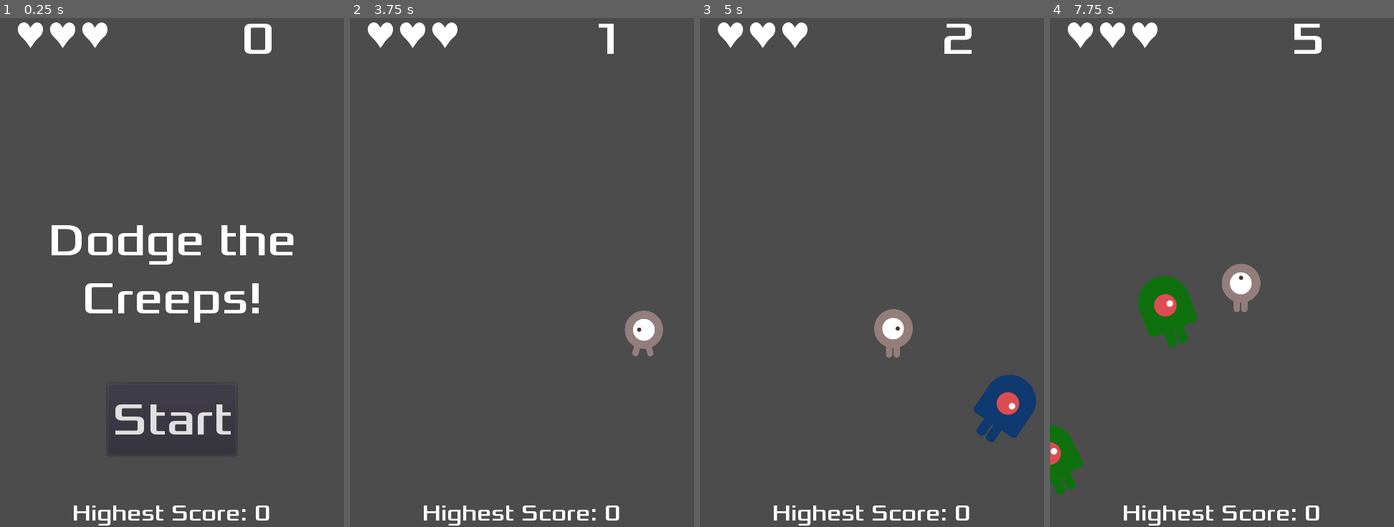
Above: before the commit, frames 1-4 (left to right).
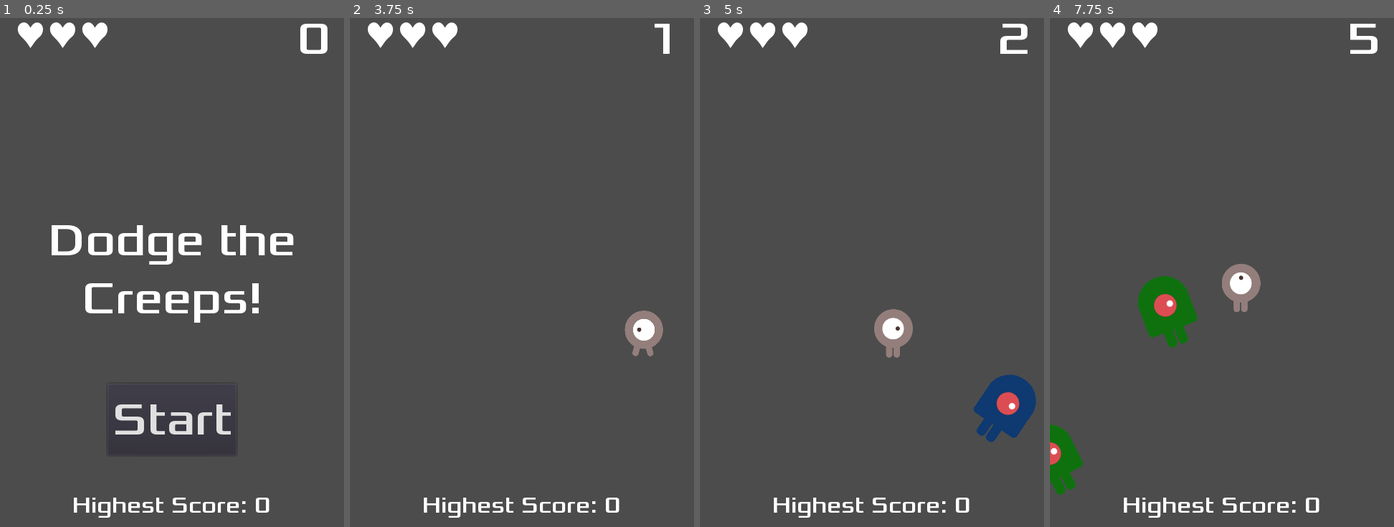
Above: after the commit, the same moments.

Repository: ghosind/Dodge-the-Creeps
Game: Godot game, scene res://screens/Main.tscn
Two runs of this game, one before a commit and one after it. Both use one fixed random seed, a clock stepped at 60 frames per second and the inputs below.
Inputs (mouse positions are in pixels of both pictures, inside the frame that each line leads up to):
- Up to frame 1 (0.25 s): no input
- Up to frame 2 (3.75 s): click "Start" at 0.5 s; tap Enter at 1.25 s; move the mouse to (597, 241) at 1.27 s; hold Right (ui_right) 1.28-2 s; click (597, 241) at 1.42 s; tap Space at 2 s; drag from (453, 292) to (542, 333) at 2.02 s; move the mouse to (556, 155) at 2.77 s; hold Right (ui_right) 2.78-3.5 s; drag from (504, 374) to (418, 191) at 3.52 s
- Up to frame 3 (5 s): move the mouse to (975, 348) at 4.27 s; hold Left (ui_left) from 4.28 s (still down)
- Up to frame 4 (7.75 s): release Left (ui_left) at 5 s; drag from (1118, 191) to (1242, 333) at 5.02 s; move the mouse to (1239, 267) at 5.77 s; hold Down (ui_down) 5.78-6.5 s; click (1239, 267) at 5.92 s; drag from (1170, 140) to (1153, 292) at 6.52 s; move the mouse to (1297, 241) at 7.27 s; hold Up (ui_up) from 7.28 s (still down)

The runs differ from the first frame. In frame 1, 1.6% of the frame differs, in the area x 21-96%, y 1-100%; in frame 2, 1.3%; in frame 3, 1.5%; in frame 4, 1.6%.

Commit message:
Update HUD.

Diff:
--- a/screens/HUD.tscn
+++ b/screens/HUD.tscn
@@ -41,8 +41,8 @@
 anchor_top = 1.0
 anchor_right = 1.0
 anchor_bottom = 1.0
-margin_top = -39.0
-custom_fonts/font = SubResource( 1 )
+margin_top = -50.0
+custom_fonts/font = SubResource( 2 )
 text = "Highest Score: 0"
 align = 1
 __meta__ = {
@@ -52,11 +52,11 @@
 [node name="ScoreLabel" type="Label" parent="."]
 anchor_right = 1.0
 margin_left = 240.0
-margin_right = 3.05176e-05
+margin_right = -20.0
 margin_bottom = 78.0
-custom_fonts/font = SubResource( 2 )
+custom_fonts/font = SubResource( 3 )
 text = "0"
-align = 1
+align = 2
 __meta__ = {
 "_edit_use_anchors_": false
 }
Not shown: 4 places in screens/HUD.tscn that only renumber resources
